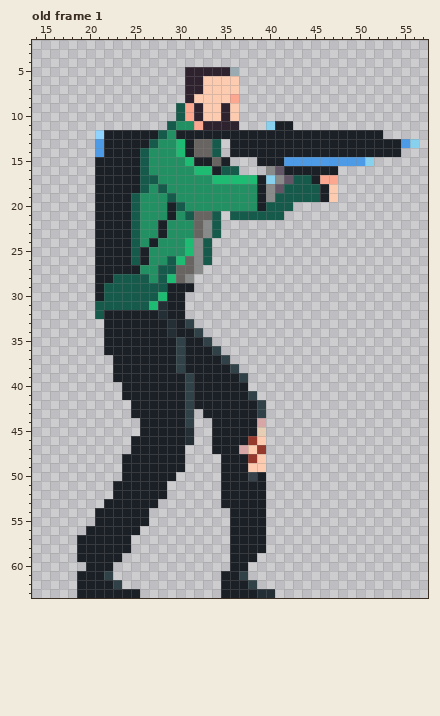
One commit to this pixel-art file: game/Assets/Characters/Oktos/Sprites/jump.ase. Above: the version before the commit.
64x64 pixels, 1 frame. Shown: old frame 1: x 14..57, y 2..63. The commit also changed other frames, which this record leaves out.
New version:
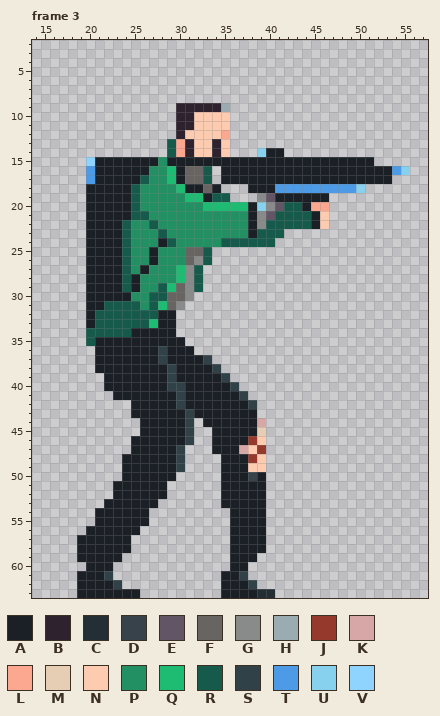
Palette (. is transparent): A #1b2026  B #2e222f  C #242e35  D #38424a  E #625565  F #686461  G #898a8a  H #9babb2  J #95392c  K #d7a7a7  L #fca790  M #e5ceb4  N #fdcbb0  P #239063  Q #1ebc73  R #165a4c  S #304248  T #4d9be6  U #87d1ef  V #8fd3ff
A new or re-ordered frame is compared with the old frame closest to it.
Change:
frames 1 -> 13
Changed rows in their new state; - is an unchanged pixel.
Frame 3 is new; against old frame 1:
first column x 20:
 5 -----------......--------------------
 6 -----------......--------------------
 7 -----------......--------------------
 8 -----------......--------------------
 9 ----------BB-BBH.--------------------
10 ----------BBN--N.--------------------
11 ---------.BBNNNN.---...--------------
12 -.........BNNNNL.................----
13 -........RLBNNBN.....................
14 -........RLBNNBN...U--.............--
15 V-----AA-AAA--A-AAA---AAAAAAAAAA-----
16 T-----A--QAFFR.AAAAAAA------AAAAAATU-
17 T------P-QAFFR.AAAA-AAAAA-AAAAAAAA---
18 A----RP-P-QAAFA...A-ATTTTTTTTTU------
19 A--------P-QQARR...GEAAAAA-.---------
20 A--------PP--QQQQQAUGE-RALL----------
21 A-----R--P-PPPPPPPAGE-RRRAN----------
22 A---RP-RP---PPPPPPAGRRRRRAN----------
23 A---RP--R---PPPPPPARRR---------------
24 A---RP-PAR-PPPPRRRRRR----------------
25 A---RPPA---FF------------------------
26 A---RPPA-PP--------------------------
27 A---RPA-PPQGR------------------------
28 A--A-AP-PPQ-R------------------------
29 A-AA-APP-QFGR------------------------
30 A-AAAPP-RFFG-------------------------
31 AA----PRQFG--------------------------
32 A-RRRRRRA-.--------------------------
33 ARRRRRRQ-A..-------------------------
34 RRRRR----A...------------------------
35 RA--------A...-----------------------
36 -A------S-A-...----------------------
37 -AA-----S-A--S..---------------------
38 -AA------SA---S..--------------------
39 --A------S-A---S..-------------------
40 --AA-----SSA----S.-------------------
41 ---A------SA-----S.------------------
42 ----------SA------S.-----------------
43 ------------A------.-----------------
44 -------------A-----------------------
45 -----------S-------------------------
46 -----------S-------------------------
47 ----------S--------------------------
48 ----------S--------------------------
49 ----------S--------------------------
Where, in picture pixels (left, top, right, bottom), the same in both pictures:
changed: (86, 67, 419, 472)
